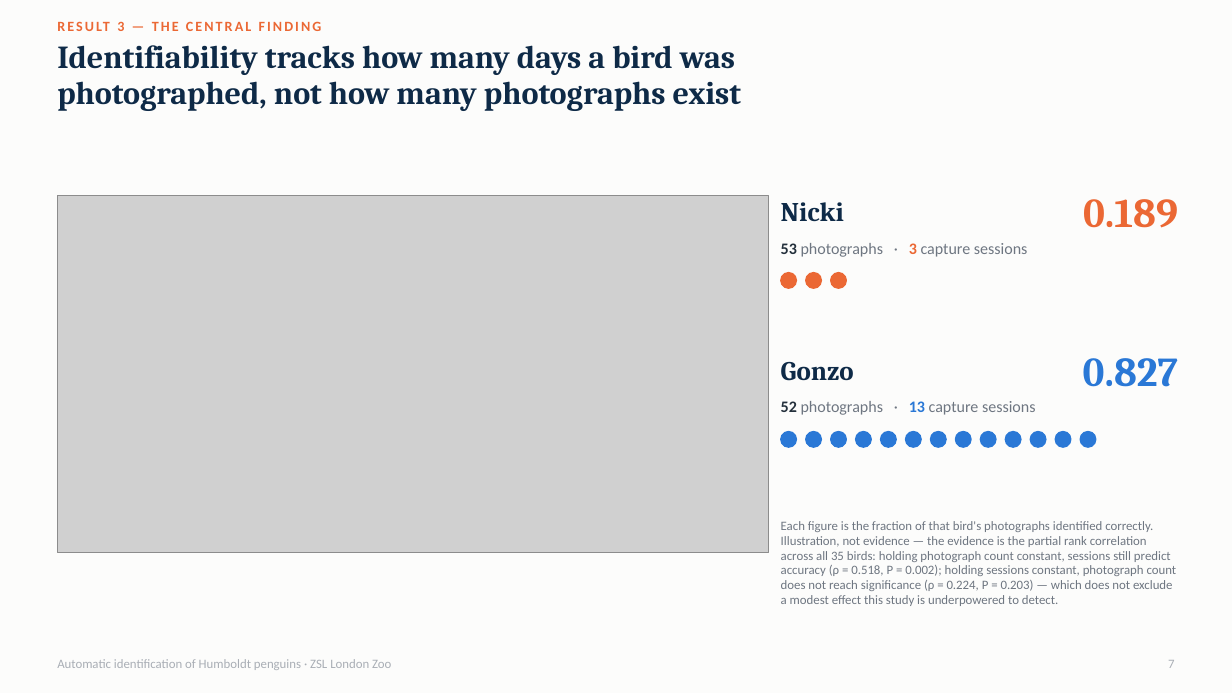
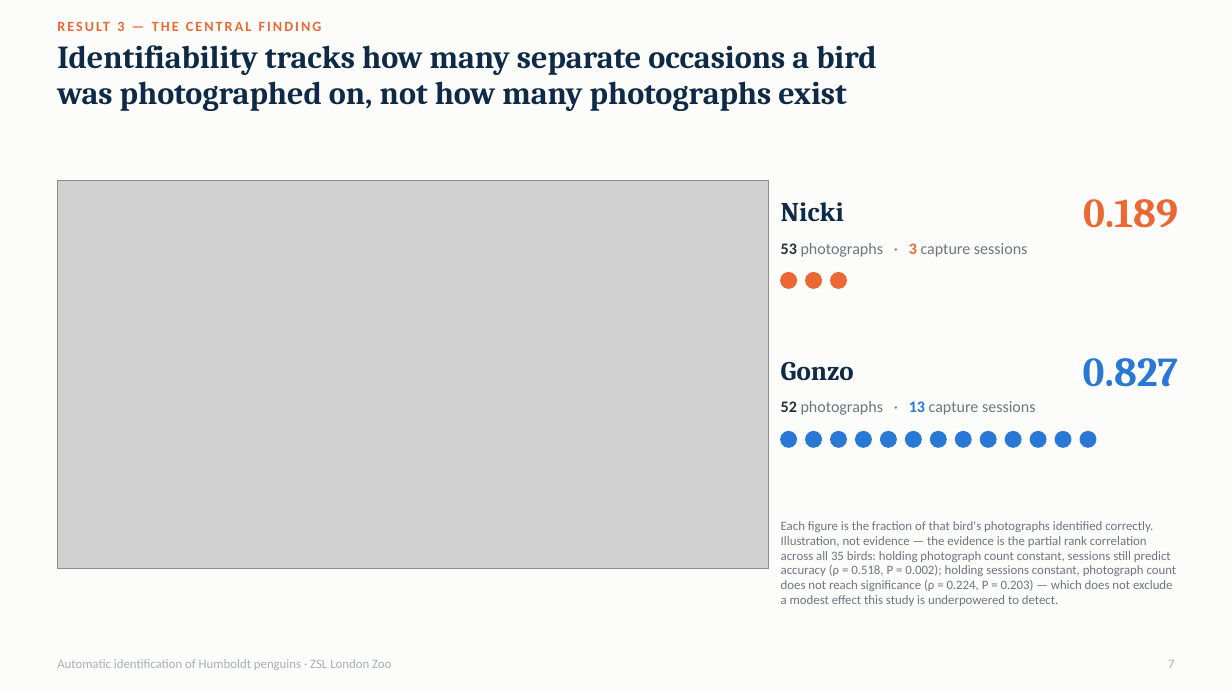
Before and after one commit to aoaoguo2003/pgs, a slide deck: slide 7 of presentation/final_presentation.pptx. Drawn at 1232x693 pixels with LibreOffice and Linux fonts; fonts in the diff are those of the drawing; grey boxes stand for pictures. Boxes give left, top, right and bottom in pixels: in the first picture for what was removed or moved away, otherwise in the second. Text is boxed around its words. In the diff, an @@ line names an element or a change of style, - is before the commit and + after.

```diff
--- a/presentation/final_presentation.pptx
+++ b/presentation/final_presentation.pptx
@@ text at bbox=[57, 45, 876, 111]: text changed @@
-Identifiability tracks how many days a bird was
-photographed, not how many photographs exist
+Identifiability tracks how many separate occasions a bird
+was photographed on, not how many photographs exist
@@ picture: place and size @@
-picture at bbox=[57, 196, 769, 554]
+picture at bbox=[57, 180, 769, 568]
```
Also in this commit, not shown: 2 other slides changed, 4 other files.
